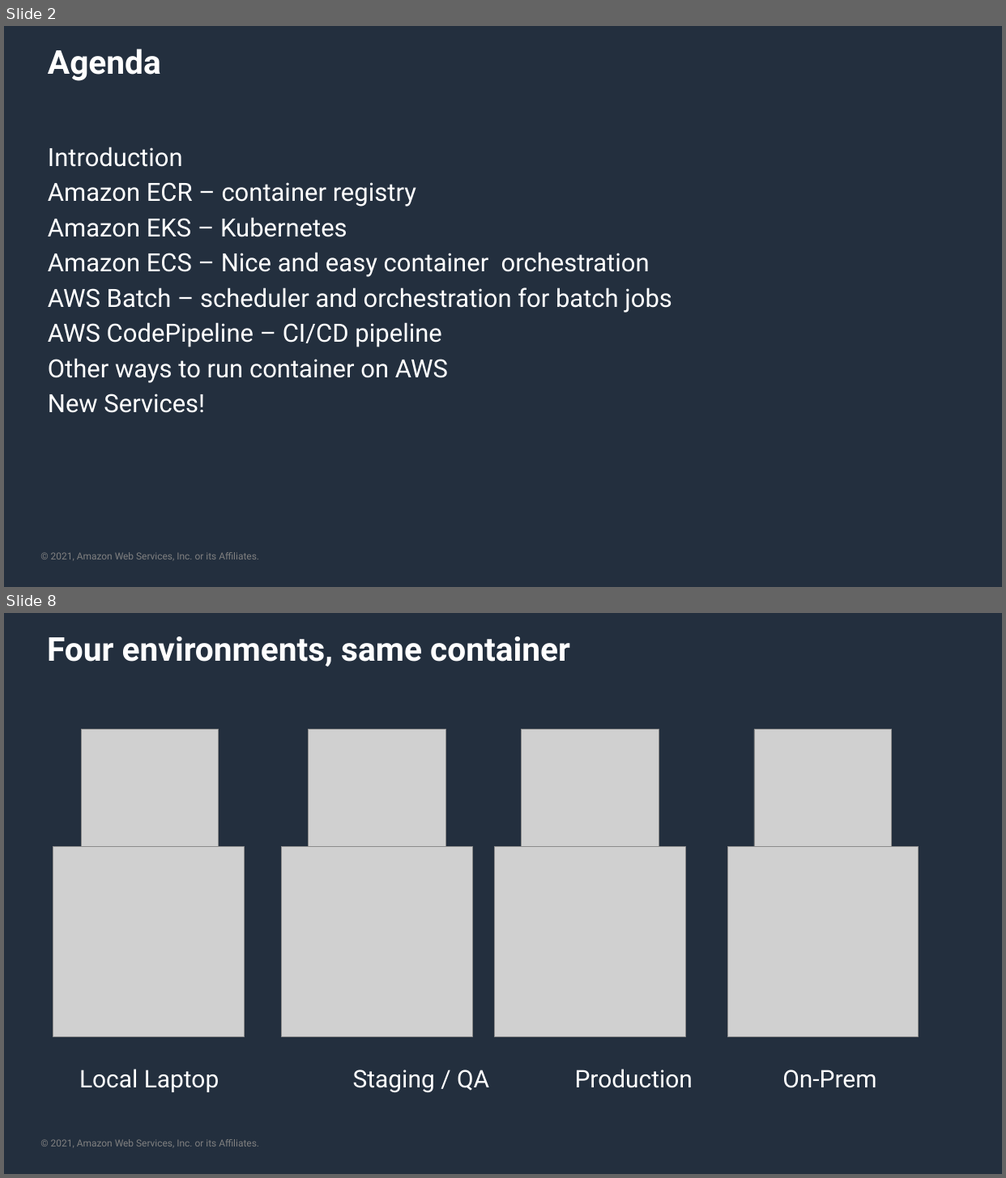
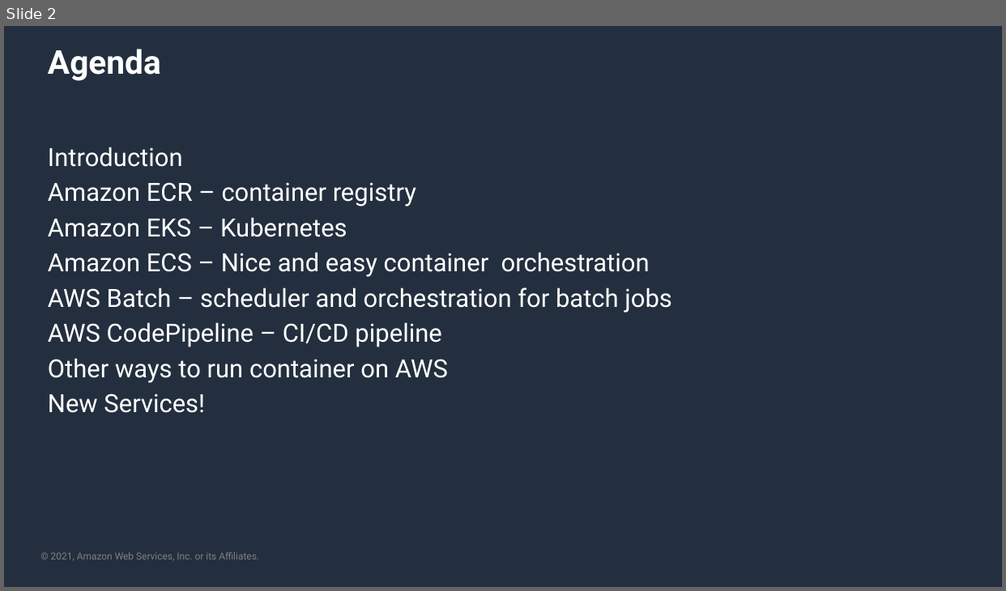
Before and after one commit to aws-samples/semantic-search-using-amazon-aurorapg-pgvector-and-amazon-bedrock, a slide deck: sample-documents/Containers on AWS.pptx. Shown one above the other, each under a label of ours: slides 2 and 8 before the commit, slide 2 after it; the slides between them are not shown. The pictures are 1006x1178 and 1006x591 pixels, drawn with LibreOffice and Linux fonts; fonts in the diff are those of the drawing; grey boxes stand for pictures; background and template pictures are left out. Boxes give left, top, right and bottom in pixels: in the first picture for what was removed or moved away, otherwise in the second. Text is boxed around its words. In the diff, an @@ line names an element or a change of style, - is before the commit and + after.

```diff
--- a/sample-documents/Containers on AWS.pptx
+++ b/sample-documents/Containers on AWS.pptx
@@ slide 8 removed at (4,613,1002,1174), background #232F3E; not listed: 1 template element that a slide beside it also shows @@
@@ title removed at (47,636,570,666) @@
-Four environments, same container
@@ picture removed at (81,729,218,846) @@
@@ picture removed at (309,729,445,846) @@
@@ picture removed at (521,729,658,846) @@
@@ picture removed at (754,729,892,846) @@
@@ picture removed at (53,846,244,1037) @@
@@ picture removed at (282,846,472,1037) @@
@@ picture removed at (495,846,686,1037) @@
@@ picture removed at (727,846,918,1037) @@
@@ text removed at (79,1069,219,1093) @@
-Local Laptop
@@ text removed at (353,1070,489,1093) @@
-Staging / QA
@@ text removed at (575,1069,692,1088) @@
-Production
@@ text removed at (782,1070,876,1088) @@
-On-Prem
```
Also in this commit, not shown: 63 other slides removed.
